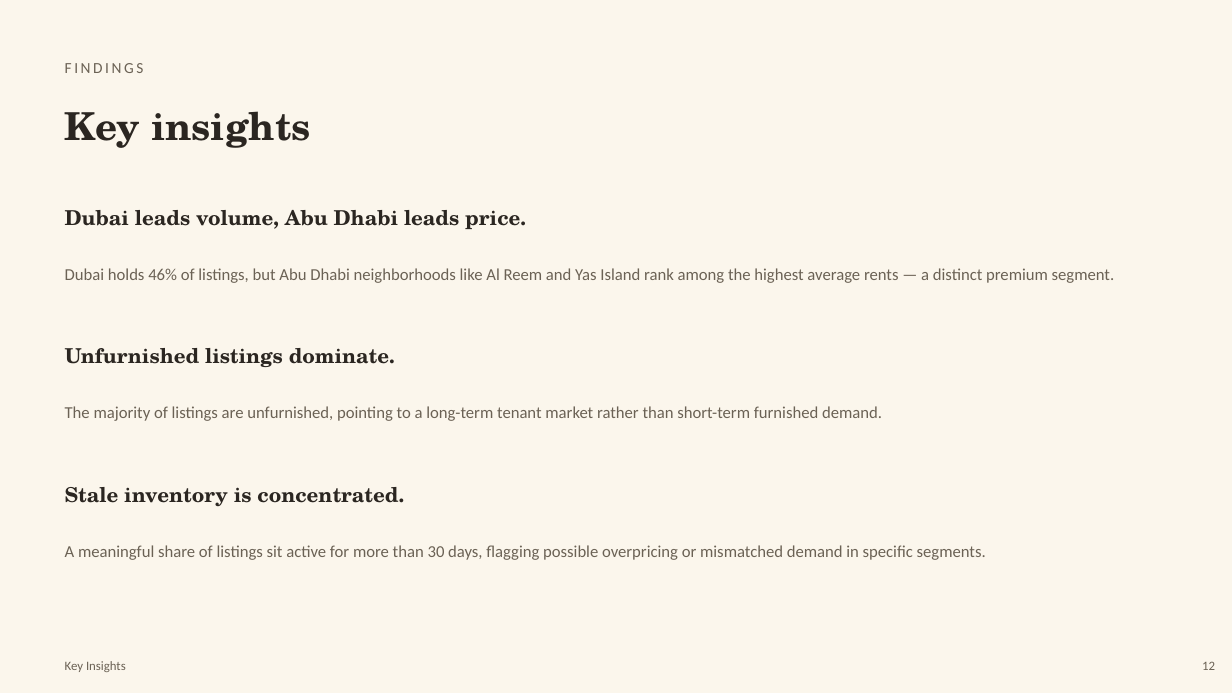
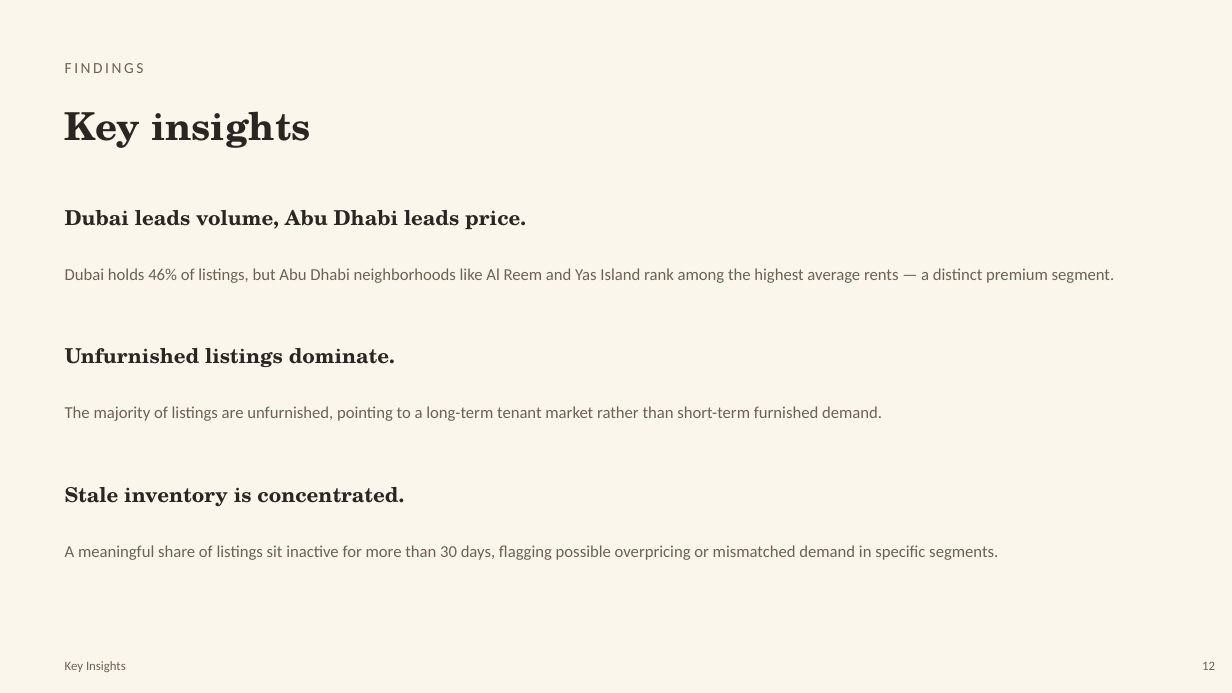
Before and after one commit to SnitTeshome/DSA3050A_GroupProject_Group6, a slide deck: slide 12 of Presentation.pptx. Drawn at 1232x693 pixels with LibreOffice and Linux fonts; fonts in the diff are those of the drawing. Boxes give left, top, right and bottom in pixels: in the first picture for what was removed or moved away, otherwise in the second. Text is boxed around its words. In the diff, an @@ line names an element or a change of style, - is before the commit and + after.

Commit message:
powerpoint edit

```diff
--- a/Presentation.pptx
+++ b/Presentation.pptx
@@ text at box(65, 545, 998, 560): text changed @@
-A meaningful share of listings sit active for more than 30 days, flagging possible overpricing or mismatched demand in specific segments.
+A meaningful share of listings sit inactive for more than 30 days, flagging possible overpricing or mismatched demand in specific segments.
```
